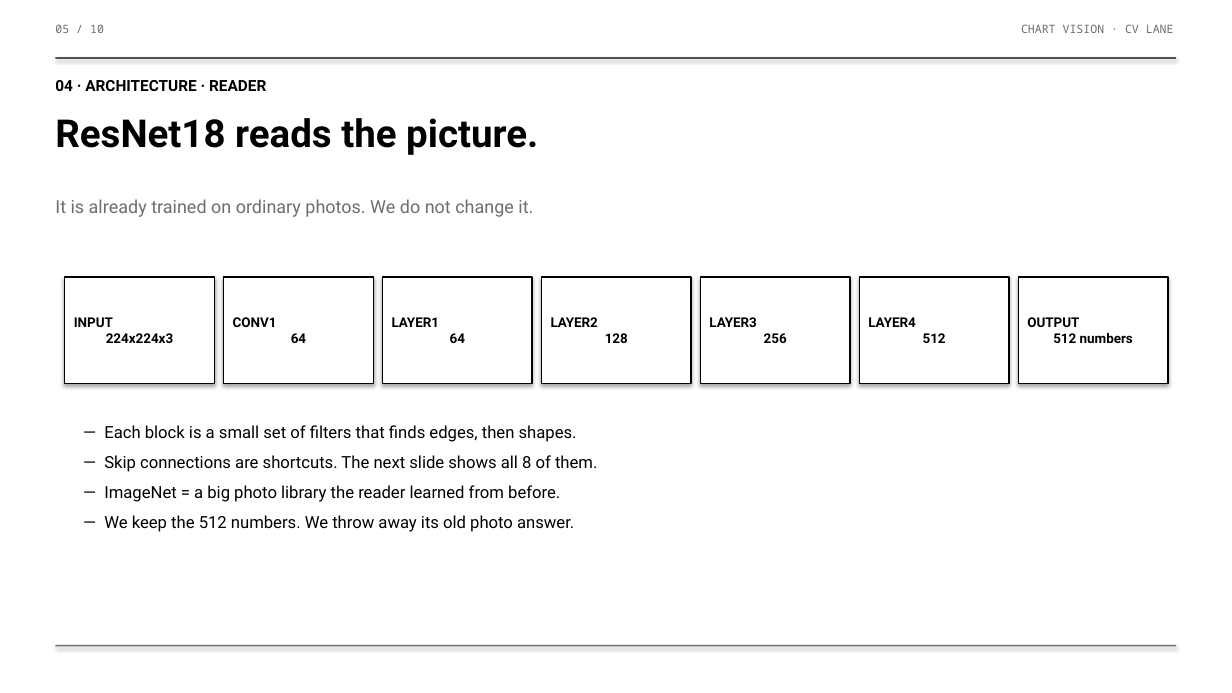
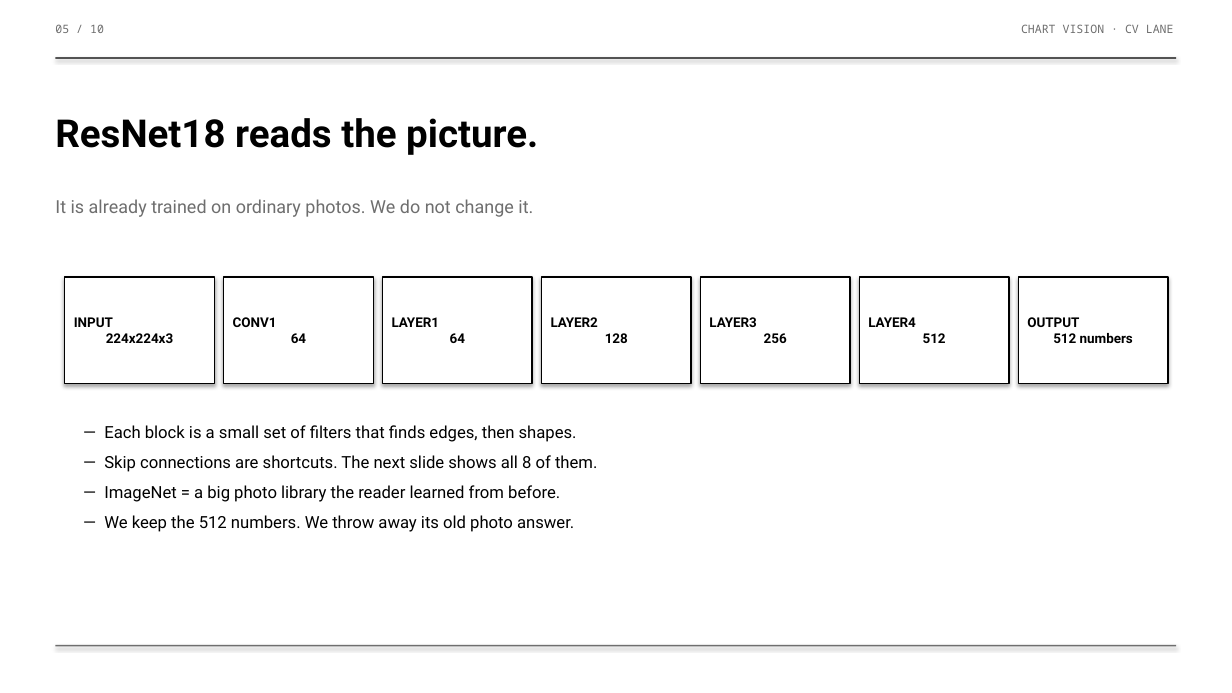
Before and after one commit to DharmilG/Stock-Direction-Predictor, a slide deck: slide 11 of CV/slides/Chart_Vision_Review.pptx (slide 5 before the commit). Drawn at 1232x693 pixels with LibreOffice and Linux fonts; fonts in the diff are those of the drawing. Boxes give left, top, right and bottom in pixels: in the first picture for what was removed or moved away, otherwise in the second. Text is boxed around its words. In the diff, an @@ line names an element or a change of style, - is before the commit and + after.

```diff
--- a/CV/slides/Chart_Vision_Review.pptx
+++ b/CV/slides/Chart_Vision_Review.pptx
@@ text removed at <box>55,80,266,91</box> @@
-04 · ARCHITECTURE · READER
```
Also in this commit, not shown: 13 other slides changed, 1 slide added, 1 slide removed, 1 other file.
